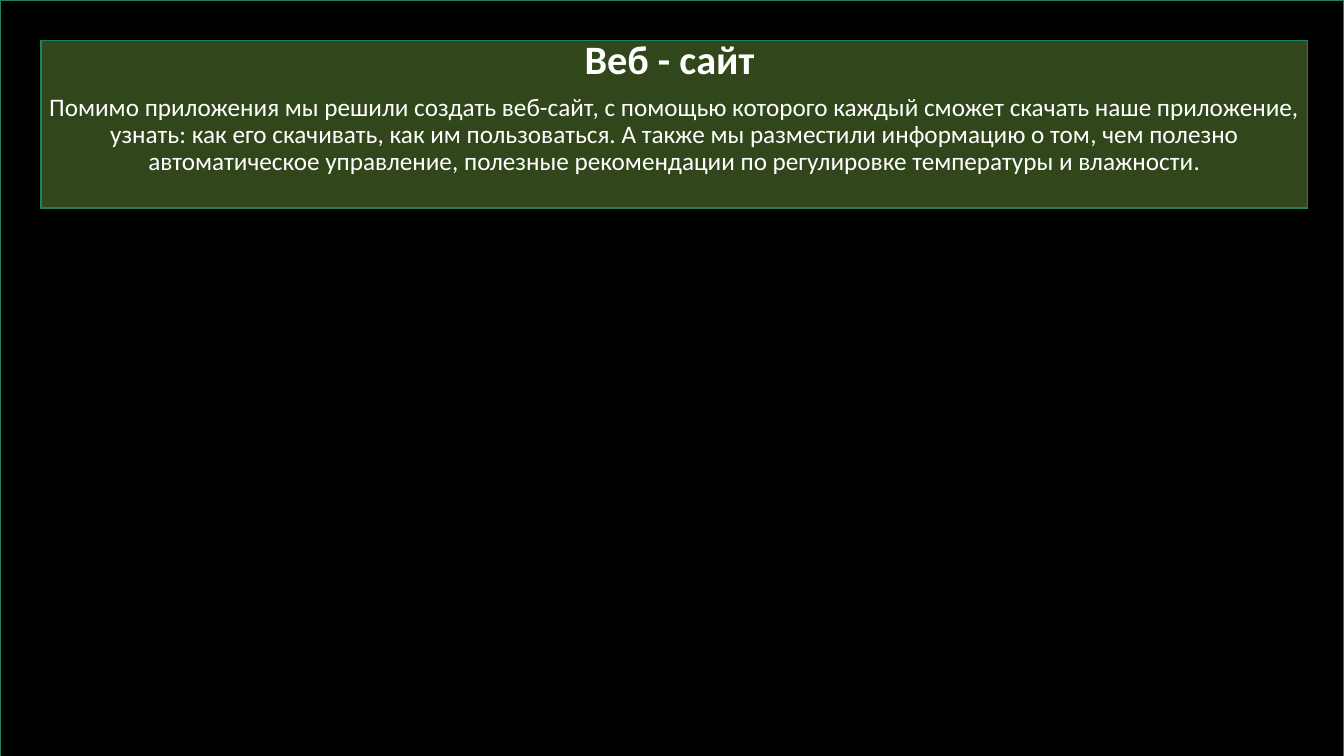
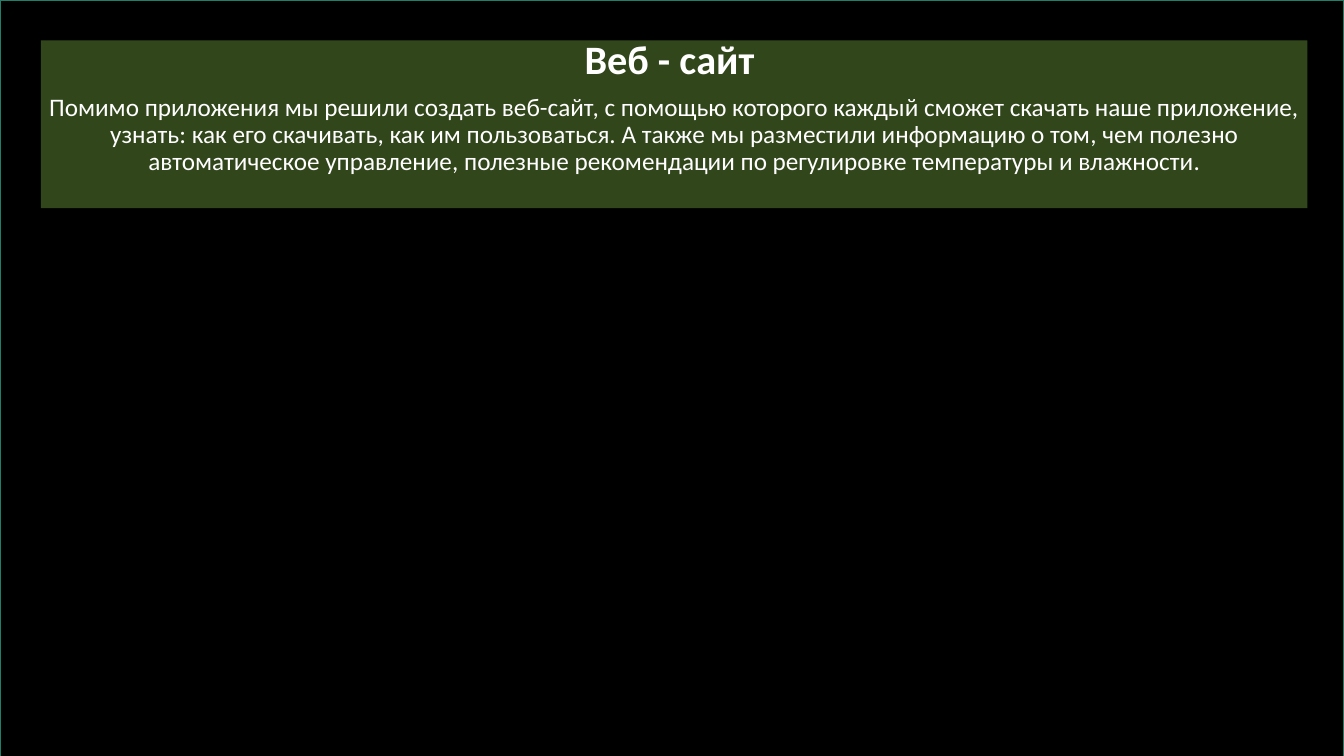
Before and after one commit to voronov-nikita/teplica-predprof, a slide deck: slide 5 of общая информация/Автоматизированная система удаленного управления теплицей.pptx. Drawn at 1344x756 pixels with LibreOffice and Linux fonts; fonts in the diff are those of the drawing; background and template pictures are left out. Boxes give left, top, right and bottom in pixels: in the first picture for what was removed or moved away, otherwise in the second. Text is boxed around its words. In the diff, an @@ line names an element or a change of style, - is before the commit and + after.

```diff
--- a/общая информация/Автоматизированная система удаленного управления теплицей.pptx
+++ b/общая информация/Автоматизированная система удаленного управления теплицей.pptx
@@ rectangle at (41, 40, 1309, 208): outline #1E8168 1 pt to none @@
```
Also in this commit, not shown: 2 other slides changed.
